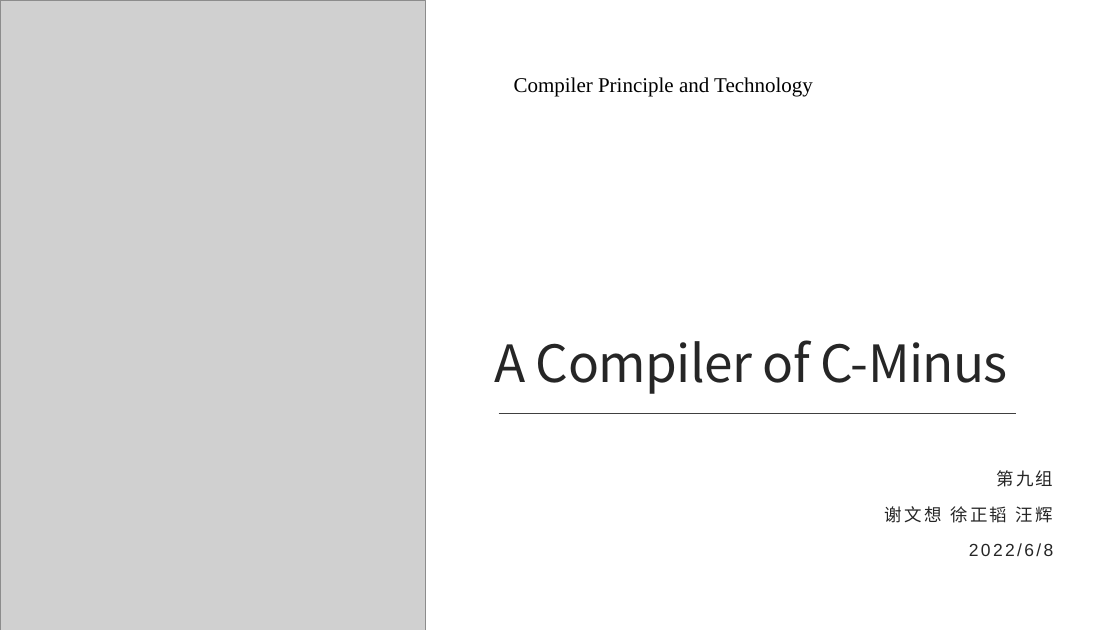
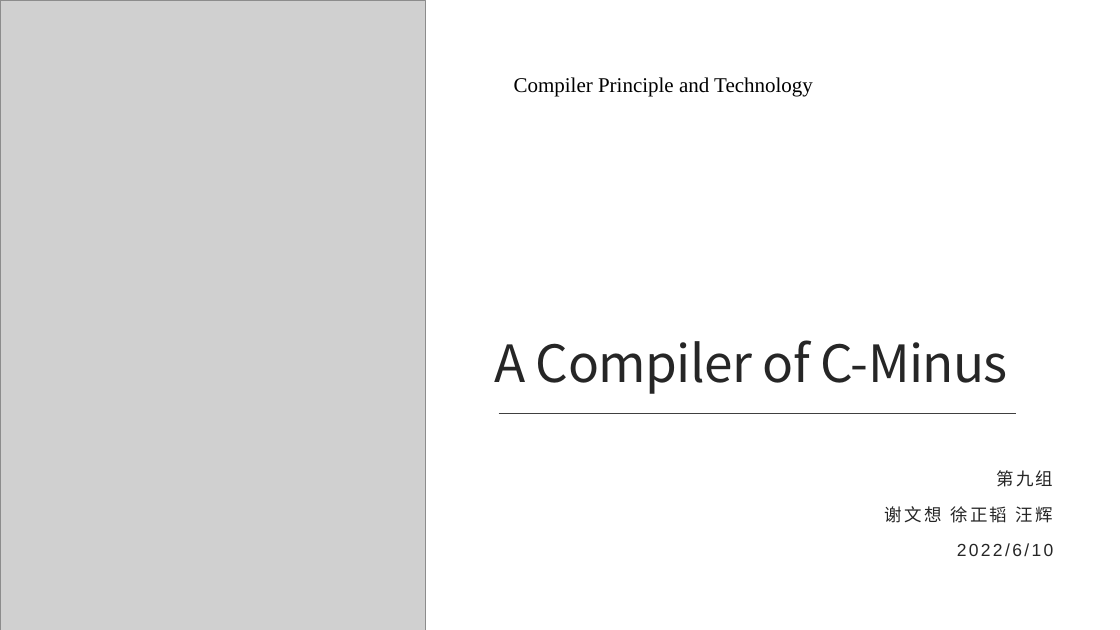
Before and after one commit to CompilerPrinciple-xzt-xwx-wh/C-Minus-Compiler, a slide deck: slide 1 of CompilerCM.pptx. Drawn at 1120x630 pixels with LibreOffice and Linux fonts; fonts in the diff are those of the drawing; grey boxes stand for pictures. Boxes give left, top, right and bottom in pixels: in the first picture for what was removed or moved away, otherwise in the second. Text is boxed around its words. In the diff, an @@ line names an element or a change of style, - is before the commit and + after.

Commit message:
update ppt

```diff
--- a/CompilerCM.pptx
+++ b/CompilerCM.pptx
@@ subtitle at [957, 543, 1053, 556]: text changed @@
-2022/6/8
+2022/6/10
```
Also in this commit, not shown: 8 other slides changed, 8 slides added.
